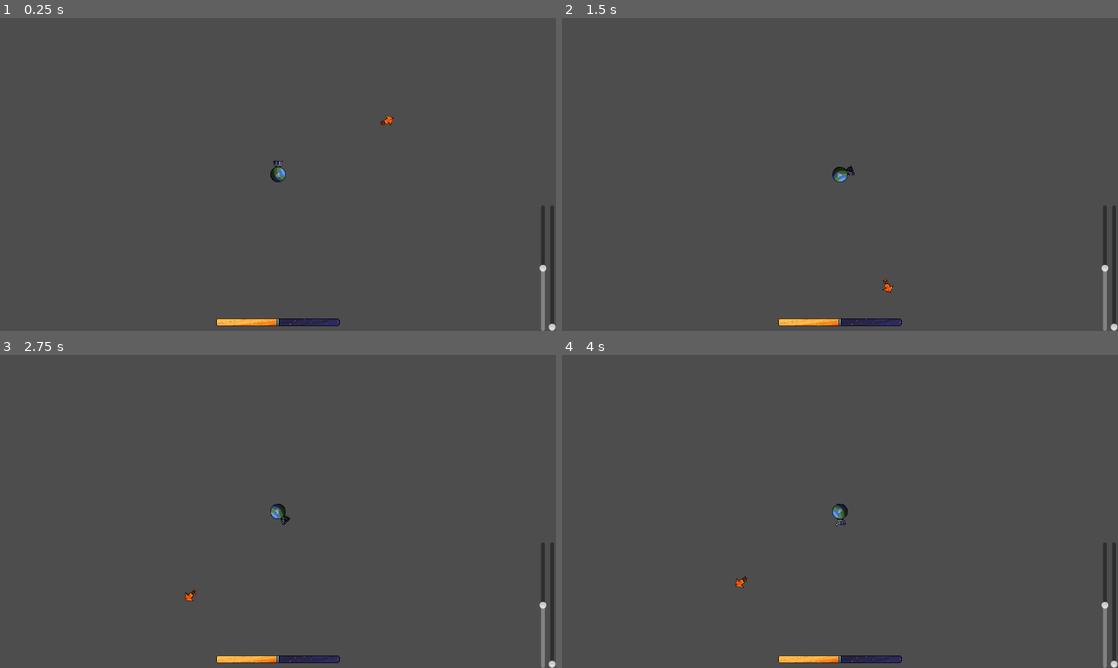
Above: before the commit, frames 1-4 (two rows, left to right).
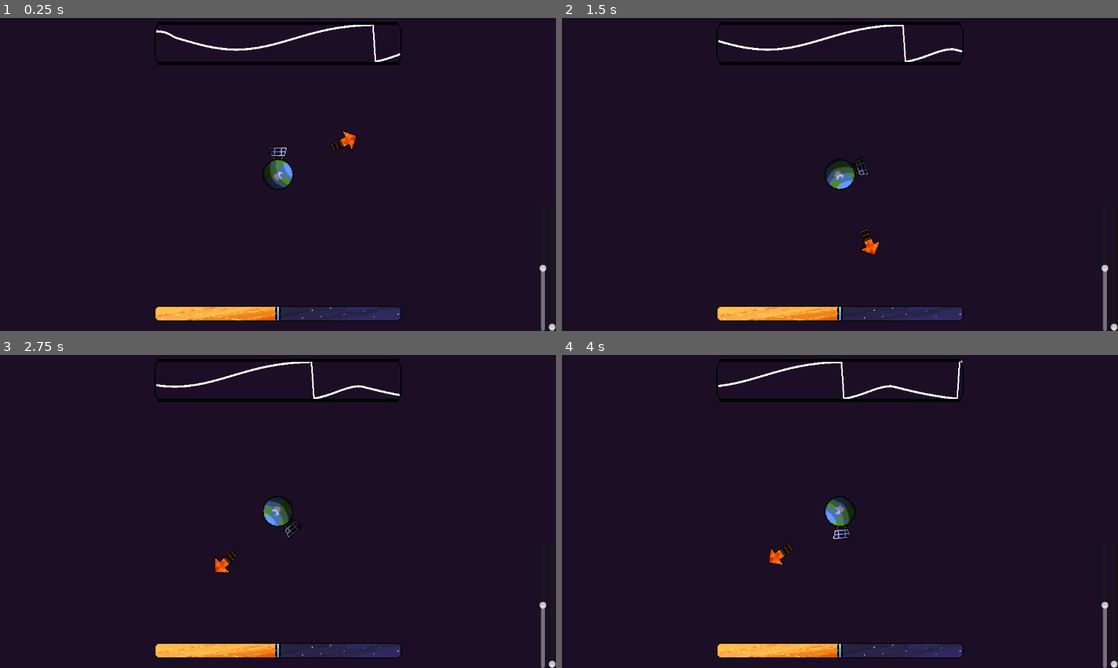
Above: after the commit, the same moments.

Repository: Vikezor/balanced-light
Game: Godot game, scene res://view/view.tscn
Same seed, same stepped clock (60 frames per second), same inputs: the game is played once before the commit and once after it.
Inputs:
- Up to frame 1 (0.25 s): no input
- Up to frame 2 (1.5 s): hold Right (right_thrust) 0.53-1.28 s; hold Left (left_thrust) from 1.28 s (still down)
- Up to frame 3 (2.75 s): release Left (left_thrust) at 2.03 s; hold Right (right_thrust) from 2.03 s (still down)
- Up to frame 4 (4 s): release Right (right_thrust) at 2.78 s; hold Left (left_thrust) from 2.78 s (still down)

The runs differ from the first frame. In frame 1, 100% of the frame differs, in the area x 0-100%, y 0-100%; in frame 2, 100%; in frame 3, 100%; in frame 4, 100%.

Commit message:
Sun prediction

Diff:
--- a/project.godot
+++ b/project.godot
@@ -41,3 +41,4 @@
 
 renderer/rendering_method="gl_compatibility"
 renderer/rendering_method.mobile="gl_compatibility"
+environment/defaults/default_clear_color=Color(0.110141, 0.05897, 0.144267, 1)
--- a/view/sun.gd
+++ b/view/sun.gd
@@ -1,11 +1,12 @@
 class_name Sun
 extends Node2D
 
-var time = 0
+static var time = 0
+static var sun_seed: int = 0
+static var time_per_function = 10
 
 signal set_sun_rotation
 
-var time_per_function:float  = 10
 
 var orbital_angular_velocity: float = -2 * PI / (365.256363004 * 24 * 60 * 60)
 
@@ -27,51 +28,46 @@
 var sun_function_6: Callable = func(t):
 	return sin(t * PI / 8) + cos(1 + t * PI * 2 / 8) + sin(2 + t * PI * PI / 8) + sin(-1 + t * PI * 4 / 8)
 
-var sun_functions = [sun_function_1, sun_function_2, sun_function_3, sun_function_4, sun_function_5, sun_function_6]
+static var sun_functions: Array[Callable]
 
-var sun_seed: int = 0
 
 # Called when the node enters the scene tree for the first time.
 func _ready() -> void:
 	sun_seed = randi()
+	sun_functions = [sun_function_1, sun_function_2, sun_function_3, sun_function_4, sun_function_5, sun_function_6]
 
 
 # Called every frame. 'delta' is the elapsed time since the previous frame.
 func _process(delta: float) -> void:
 	var current_sun_rotation: float = get_sun_rotation()
 	set_sun_rotation.emit(current_sun_rotation)
-	position = Vector2(sin(current_sun_rotation), -cos(current_sun_rotation))*250
+	position = Vector2(sin(current_sun_rotation), -cos(current_sun_rotation))*75
 	rotation = current_sun_rotation
 	time += delta
 
 
-func get_sun_rotation(time_from_current:float = 0) -> float:
+static func get_sun_rotation(time_from_current:float = 0) -> float:
 	var current_cycle = (time + time_from_current) /  time_per_function
 	if (current_cycle - floor(current_cycle)> 0.9):
 		var t = (current_cycle - floor(current_cycle) - 0.9) * 5
-		print(t)
-		print(pseudo_random(sun_seed, floor(current_cycle)) % 6, pseudo_random(sun_seed, floor(current_cycle)+1) % 6)
 
 		var current_sun_function = sun_functions[pseudo_random(sun_seed, floor(current_cycle)) % 6]
 		var next_sun_function = sun_functions[pseudo_random(sun_seed, floor(current_cycle)+1) % 6]
 		return lerp_angle(normalize_angle(current_sun_function, time + time_from_current), normalize_angle(next_sun_function, time + time_from_current), t)
 	elif (current_cycle - floor(current_cycle) < 0.1):
 		var t = (current_cycle - floor(current_cycle) + 0.1) * 5
-		print(t)
-		print(pseudo_random(sun_seed, floor(current_cycle-1)) % 6, pseudo_random(sun_seed, floor(current_cycle)) % 6)
 
 		var current_sun_function = sun_functions[pseudo_random(sun_seed, floor(current_cycle)-1) % 6]
 		var next_sun_function = sun_functions[pseudo_random(sun_seed, floor(current_cycle)) % 6]
 		return lerp_angle(normalize_angle(current_sun_function, time + time_from_current), normalize_angle(next_sun_function, time + time_from_current), t)
 	else:
-		print(pseudo_random(sun_seed, floor(current_cycle)) % 6)
 		var current_sun_function = sun_functions[pseudo_random(sun_seed, floor(current_cycle)) % 6]
 		return normalize_angle(current_sun_function, time + time_from_current)
 
-func normalize_angle(function: Callable, t: float):
-	return fmod(function.call(t)*PI/3, PI * 2)
+static func normalize_angle(function: Callable, t: float):
+	return fmod(function.call(t)*PI/3 + PI * 2 * 8, PI * 2)
 
-func pseudo_random(x: int, y: int) -> int:
+static func pseudo_random(x: int, y: int) -> int:
 	x = x * 3266489917 + 374761393;
 	x = (x << 17) | (x >> 15);
 
@@ -88,4 +84,4 @@
 	var x: Vector2 = Vector2(sin(from), cos(from))
 	var y: Vector2 = Vector2(sin(to), cos(to))
 	var z: Vector2 = x * (1 - weight) + y * weight
-	return atan2(z.y, z.x)
+	return fmod(atan2(z.y, z.x) + PI * 2 * 8, 2* PI)
--- /dev/null
+++ b/view/sun_prediction.gd
@@ -0,0 +1,15 @@
+class_name SunPrediction
+extends Line2D
+
+@export var n: int = 10
+
+# Called when the node enters the scene tree for the first time.
+func _ready() -> void:
+	for i in range(n):
+		add_point(Vector2.ZERO)
+
+
+# Called every frame. 'delta' is the elapsed time since the previous frame.
+func _process(delta: float) -> void:
+	for i in range(n):
+		set_point_position(i, Vector2(1152/2 - 245.0 + float(i) / (n-1) * 505.0, fmod(Sun.get_sun_rotation(float(i)/n * 10) / (2 * PI) + 1, 1) * 54 + 11))
--- a/view/view.tscn
+++ b/view/view.tscn
@@ -1,10 +1,12 @@
-[gd_scene load_steps=6 format=3 uid="uid://7c25dwoty4a5"]
+[gd_scene load_steps=8 format=3 uid="uid://7c25dwoty4a5"]
 
 [ext_resource type="PackedScene" uid="uid://bh4w07tra8k0q" path="res://earth/earth.tscn" id="1_ei2od"]
 [ext_resource type="Script" path="res://view/view.gd" id="1_f8l58"]
+[ext_resource type="Texture2D" uid="uid://bahky0wwm76l7" path="res://view/Sun_bar_border.png" id="3_ediq2"]
 [ext_resource type="PackedScene" path="res://view/bar.tscn" id="3_exp50"]
 [ext_resource type="Texture2D" uid="uid://c0f5dqgjdayc1" path="res://view/Sun_indicator.png" id="3_ixh5o"]
 [ext_resource type="Script" path="res://view/sun.gd" id="4_7ky1w"]
+[ext_resource type="Script" path="res://view/sun_prediction.gd" id="6_1s4cl"]
 
 [node name="View" type="Node2D"]
 texture_filter = 3
@@ -12,6 +14,7 @@
 
 [node name="Earth" parent="." instance=ExtResource("1_ei2od")]
 position = Vector2(576, 324)
+scale = Vector2(2, 2)
 
 [node name="Sun" type="Sprite2D" parent="Earth"]
 position = Vector2(-207, 135)
@@ -39,6 +42,21 @@
 value = 1.0
 
 [node name="Bar" parent="CanvasLayer" instance=ExtResource("3_exp50")]
+position = Vector2(576, 612)
+scale = Vector2(2, 2)
+
+[node name="Line2D" type="Line2D" parent="CanvasLayer"]
+position = Vector2(-7, -2.04839)
+scale = Vector2(1, 1.43548)
+width = 3.0
+script = ExtResource("6_1s4cl")
+n = 100
+
+[node name="SunBarBorder" type="Sprite2D" parent="CanvasLayer"]
+texture_filter = 3
+position = Vector2(576, 52.5)
+scale = Vector2(2, 5.5625)
+texture = ExtResource("3_ediq2")
 
 [connection signal="set_sun_rotation" from="Earth/Sun" to="Earth" method="_on_sun_set_sun_rotation"]
 [connection signal="value_changed" from="CanvasLayer/Thrust" to="." method="_on_thrust_value_changed"]
